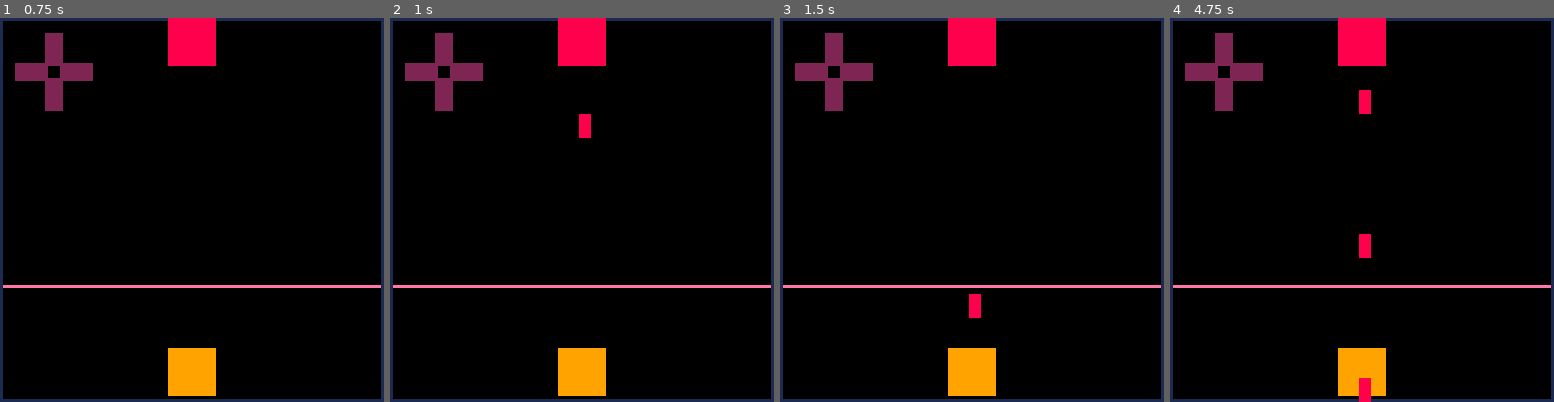
Above: before the commit, frames 1-4 (left to right).
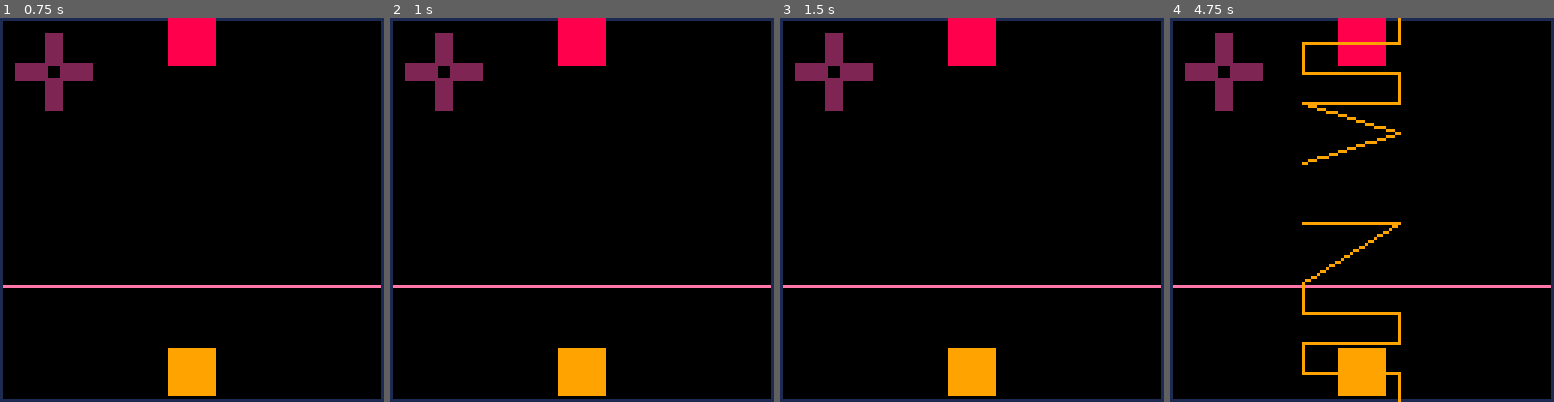
Above: after the commit, the same moments.

Repository: egitelma/pico_radio
Game: PICO-8 cartridge radio.p8
Two runs of this game, one before a commit and one after it. Both use one fixed random seed, a clock stepped at 60 frames per second and the inputs below.
Inputs:
- Up to frame 1 (0.75 s): tap O (Z key) at 0.7 s
- Up to frame 2 (1 s): no input
- Up to frame 3 (1.5 s): no input
- Up to frame 4 (4.75 s): hold Right 1.6-2.1 s; tap O (Z key) every 0.4 s from 1.7 to 4.5 s; hold Up 2.15-2.42 s; hold Right 2.47-3.03 s; hold Left 3.08-3.58 s; hold Down 3.63-3.97 s; hold Right 4.02-4.68 s; hold Up from 4.73 s (still down)

Frame 1 is identical in both runs. In frame 2, 0.2% of the frame differs, in the area x 49-53%, y 25-32%; in frame 3, 0.2%; in frame 4, 2.8%, in the area x 34-61%, y 0-100%.

Commit message:
added square, triangle, sawtooth waves

Diff:
--- a/radio.p8
+++ b/radio.p8
@@ -39,6 +39,15 @@
 -- barriers for movement
 local line2height = 89
 
+-- player1 control detection
+local playerInput = {
+    up = false,
+    down = false,
+    left = false,
+    right = false,
+    cooldown = 0
+}
+
 -- player one (wave sender) info
 local playerOne = {
     x = 56,
@@ -64,23 +73,117 @@
 }
 
 function updatePlayerPos()
-    --move player one
-    if btn(0) then
-        -- fire sawtooth wave
-        newWave = Wave:create("sawtooth", 8)
-        add(waveArray, newWave)
-    elseif btn(1) then
-        -- fire square wave
-        newWave = Wave:create("square", 8)
-        add(waveArray, newWave)
-    elseif btn(2) then
-        -- fire sine wave
-        newWave = Wave:create("sine", 8)
-        add(waveArray, newWave)
-    elseif btn(3) then
-        -- fire triangle wave
-        newWave = Wave:create("triangle", 8)
-        add(waveArray, newWave)
+    if playerInput.cooldown == 0 then
+        --move player one
+        -- left key
+        if btn(0) then
+            if not playerInput.left then
+                playerInput.left = true
+                -- fire sawtooth wave
+                newWave = Wave:create("sawtooth", 8)
+                add(waveArray, newWave)
+                lines = createLine("sawtooth") --contains two lines for the full wavelength
+                for i=1, #lines do
+                    add(newWave.lineList, lines[i])
+                end
+            else
+                --add to current wave - last wave in the array
+                lines = createLine("sawtooth")
+                for i=1, #lines do
+                    add(waveArray[#waveArray].lineList, lines[i])
+                end
+            end
+            playerInput.cooldown = 10
+
+        -- right key
+        elseif btn(1) then
+            if not playerInput.right then
+                playerInput.right = true
+                -- fire square wave
+                newWave = Wave:create("square", 8)
+                add(waveArray, newWave)
+                lines = createLine("square")
+                for i=1, #lines do
+                    add(newWave.lineList, lines[i])
+                end
+            else
+                --add to current wave - last wave in the array
+                lines = createLine("square")
+                --square wave is made up of four lines, not two
+                for i=1, #lines do
+                    add(waveArray[#waveArray].lineList, lines[i])
+                end
+            end
+            playerInput.cooldown = 10
+
+        -- up key
+        elseif btn(2) then
+            if not playerInput.up then
+                playerInput.up = true
+                -- fire sine wave
+                newWave = Wave:create("sine", 8)
+                add(waveArray, newWave)
+                lines = createLine("sine") --contains two lines for the full wavelength
+                for i=1, #lines do
+                    add(newWave.lineList, lines[i])
+                end
+            else
+                --add to current wave - last wave in the array
+                lines = createLine("sine")
+                for i=1, #lines do
+                    add(waveArray[#waveArray].lineList, lines[i])
+                end
+            end
+
+            playerInput.cooldown = 10
+
+        -- down key
+        elseif btn(3) then
+            -- fire triangle wave
+            if not playerInput.down then
+                -- start a new wave
+                playerInput.down = true
+                newWave = Wave:create("triangle", 8)
+                add(waveArray, newWave)
+                lines = createLine("triangle") --contains two lines for the full wavelength
+                for i=1, #lines do
+                    add(newWave.lineList, lines[i])
+                end
+            else
+                --add to current wave - last wave in the array
+                lines = createLine("triangle")
+                for i=1, #lines do
+                    add(waveArray[#waveArray].lineList, lines[i])
+                end
+            end
+            playerInput.cooldown = 10
+        end
+
+        --end waves
+        if not btn(0) then
+            if playerInput.left then
+                playerInput.cooldown = 10
+            end
+            playerInput.left = false
+        end
+        if not btn(1) then
+            if playerInput.right then
+                playerInput.cooldown = 10
+            end
+            playerInput.right = false
+        end
+        if not btn(2) then
+            if playerInput.up then
+                playerInput.cooldown = 10
+            end
+            playerInput.up = false
+        end
+        if not btn(3) then
+            if playerInput.down then
+                playerInput.cooldown = 10
+            end
+            playerInput.down = false
+        end
     end
 
     --move player two
@@ -100,6 +203,11 @@
         -- move player two downwards
         playerTwo.y += playerTwo.speed
     end
+
+    --reduce cooldown
+    if playerInput.cooldown > 0 then
+        playerInput.cooldown -= 1
+    end
 end
 
 function drawPlayer()
@@ -114,28 +222,117 @@
 end
 
 function createLine(type) -- draw a red box that gts added to the lineList
+    newLines = {}
     -- generate a different line based on type
-
-    if btn(4) then
-        local line = {
-            x = playerOne.x + playerOne.size / 2,
-            y = playerOne.y,
-            size = 3
-        }
-        add(lineList, line)
-    end
+    if (type == "sawtooth") then
+        -- draw a sawtooth wave - jagged
+        local x1 = playerOne.x - 12
+        local x2 = playerOne.x + 20
+        local y1 = playerOne.y - 20
+        local y2 = playerOne.y - 20
+        local y3 = playerOne.y
+        -- draw two lines. crossing the screen, and back
+        local line1 = {
+            x1 = x1,
+            x2 = x2,
+            y1 = y1,
+            y2 = y2
+        }
+        local line2 = {
+            x1 = x2,
+            x2 = x1,
+            y1 = y2,
+            y2 = y3
+        }
+        add(newLines, line1)
+        add(newLines, line2)
+    elseif (type == "sine") then
+        -- draw a sine wave - curving
+        --how the fuck do i do this?
+    elseif (type == "square") then
+        -- draw a square wave - blocky
+        --made up of four lines, not two! we need five points
+        -- point one: x1, y1
+        -- point two: x1, y2
+        -- point three: x2, y2
+        -- point four: x2, y3
+        -- point five: x1, y3
+        local x1 = playerOne.x - 12
+        local x2 = playerOne.x + 20
+        local y1 = playerOne.y - 20
+        local y2 = playerOne.y - 10
+        local y3 = playerOne.y
+        --draw four lines: down, right, down, left
+        local line1 = {
+            x1 = x1,
+            x2 = x1,
+            y1 = y1,
+            y2 = y2
+        }
+        local line2 = {
+            x1 = x1,
+            x2 = x2,
+            y1 = y2,
+            y2 = y2
+        }
+        local line3 = {
+            x1 = x2,
+            x2 = x2,
+            y1 = y2,
+            y2 = y3
+        }
+        local line4 = {
+            x1 = x2,
+            x2 = x1,
+            y1 = y3,
+            y2 = y3
+        }
+        add(newLines, line1)
+        add(newLines, line2)
+        add(newLines, line3)
+        add(newLines, line4)
+    elseif (type == "triangle") then
+        -- draw a triangle wave - simple
+        local x1 = playerOne.x - 12
+        local x2 = playerOne.x + 20
+        local y1 = playerOne.y - 20
+        local y2 = playerOne.y - 10
+        local y3 = playerOne.y
+        -- draw two lines. crossing the screen, and back
+        local line1 = {
+            x1 = x1,
+            x2 = x2,
+            y1 = y1,
+            y2 = y2
+        }
+        local line2 = {
+            x1 = x2,
+            x2 = x1,
+            y1 = y2,
+            y2 = y3
+        }
+        add(newLines, line1)
+        add(newLines, line2)
+    end
+    return newLines
 end
 
 function updateLinePos()
-    for i = 1, #lineList do
-        lineList[i].y += 4 --wave move speed
-        --printh("linelist index " .. i .. " x: " .. lineList[i].x .. " y: " .. lineList[i].y)
+    for i = 1, #waveArray do
+        for j=1, #(waveArray[i].lineList) do
+            waveArray[i].lineList[j].y1 += 2
+            waveArray[i].lineList[j].y2 += 2 --wave move speed
+            --printh("linelist index " .. i .. " x: " .. lineList[i].x .. " y: " .. lineList[i].y)
+        end
     end
 end
 
 function drawLines()
-    for i = 1, #lineList do
-        rectfill(lineList[i].x, lineList[i].y, lineList[i].x + lineList[i].size, lineList[i].y + lineList[i].size, 8)
+    for i = 1, #waveArray do
+        for j=1, #(waveArray[i].lineList) do
+            line(waveArray[i].lineList[j].x1, waveArray[i].lineList[j].y1, waveArray[i].lineList[j].x2, waveArray[i].lineList[j].y2)
+            -- rectfill(waveArray[i].lineList[j].x, waveArray[i].lineList[j].y, waveArray[i].lineList[j].x + waveArray[i].lineList[j].size, waveArray[i].lineList[j].y + waveArray[i].lineList[j].size, 8)
+        end
     end
 end
 
@@ -153,7 +350,7 @@
 
 function _update()
     updatePlayerPos()
-    createLine()
+    -- createLine()
     updateLinePos()
 end
 
